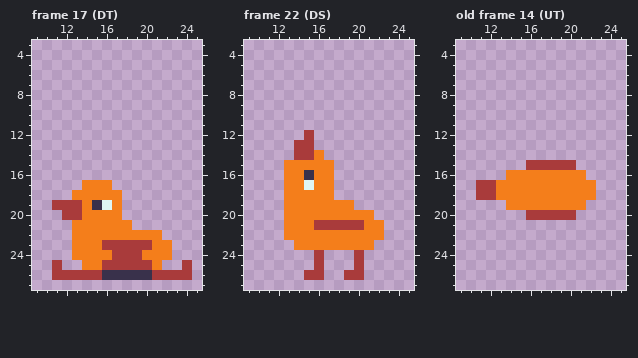
Two states of a pixel-art file, Sprites/goose.aseprite. Above: the version before the commit.
34x28 pixels, 31 frames. Shown: frame 17 (DT): x 9..25, y 3..27; frame 22 (DS): x 9..25, y 3..27; old frame 14 (UT): x 9..25, y 3..27. The commit also changed other frames, which this record leaves out.
The same view after the edit:
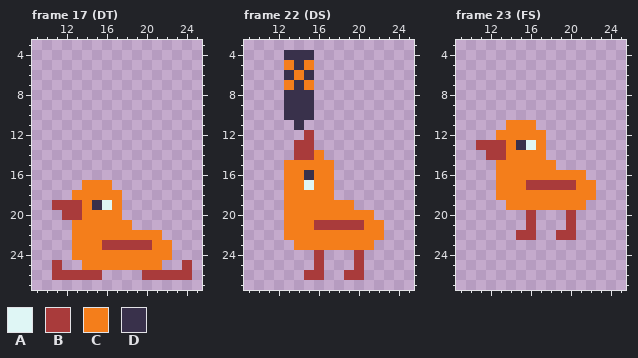
Palette (. is transparent): A #dff6f5  B #a93b3b  C #f47e1b  D #39314b
A new or re-ordered frame is compared with the old frame closest to it.
The edit:
{"change": "layer \"Special\" now hidden"}
{"change": "frames re-ordered"}
{"where": "frame 17 (DT)"}
{"frame":17,"y":24,"x":17,"old":"BBB","new":"CCC"}
{"frame":17,"y":25,"x":16,"old":"BBBBB","new":"CCCCC"}
{"frame":17,"y":26,"x":16,"old":"DDDDD","new":"....B"}
{"where": "frame 22 (DS), layer \"Goose\""}
{"frame":22,"y":4,"x":13,"old":"...","new":"DDD"}
{"frame":22,"y":5,"x":13,"old":"...","new":"CDC"}
{"frame":22,"y":6,"x":13,"old":"...","new":"DCD"}
{"frame":22,"y":7,"x":13,"old":"...","new":"CDC"}
{"frame":22,"y":8,"x":13,"old":"...","new":"DDD"}
{"frame":22,"y":9,"x":13,"old":"...","new":"DDD"}
{"frame":22,"y":10,"x":13,"old":"...","new":"DDD"}
{"frame":22,"y":11,"x":14,"old":".","new":"D"}
{"where": "frame 23 (FS) against old frame 14 (UT), layer \"Goose\""}
{"frame":23,"y":11,"x":14,"old":"...","new":"CCC"}
{"frame":23,"y":12,"x":13,"old":".....","new":"CCCCC"}
{"frame":23,"y":13,"x":11,"old":".......","new":"BBBCDAC"}
{"frame":23,"y":14,"x":12,"old":"......","new":"BBCCCC"}
{"frame":23,"y":15,"x":13,"old":"...BBBBB","new":"CCCCCC.."}
{"frame":23,"y":16,"x":13,"old":".","new":"C"}
{"frame":23,"y":17,"x":11,"old":"BB","new":".."}
{"frame":23,"y":17,"x":16,"old":"CCCCC","new":"BBBBB"}
{"frame":23,"y":18,"x":11,"old":"BB","new":".."}
{"frame":23,"y":20,"x":17,"old":"BBB","new":"..."}
{"frame":23,"y":21,"x":16,"old":".","new":"B"}
{"frame":23,"y":21,"x":20,"old":".","new":"B"}
{"frame":23,"y":22,"x":15,"old":"..","new":"BB"}
{"frame":23,"y":22,"x":19,"old":"..","new":"BB"}
{"label":"changed","picture_box":[102,250,152,280]}
{"label":"added","picture_box":[284,50,314,130]}
{"label":"changed","picture_box":[476,120,576,240]}
